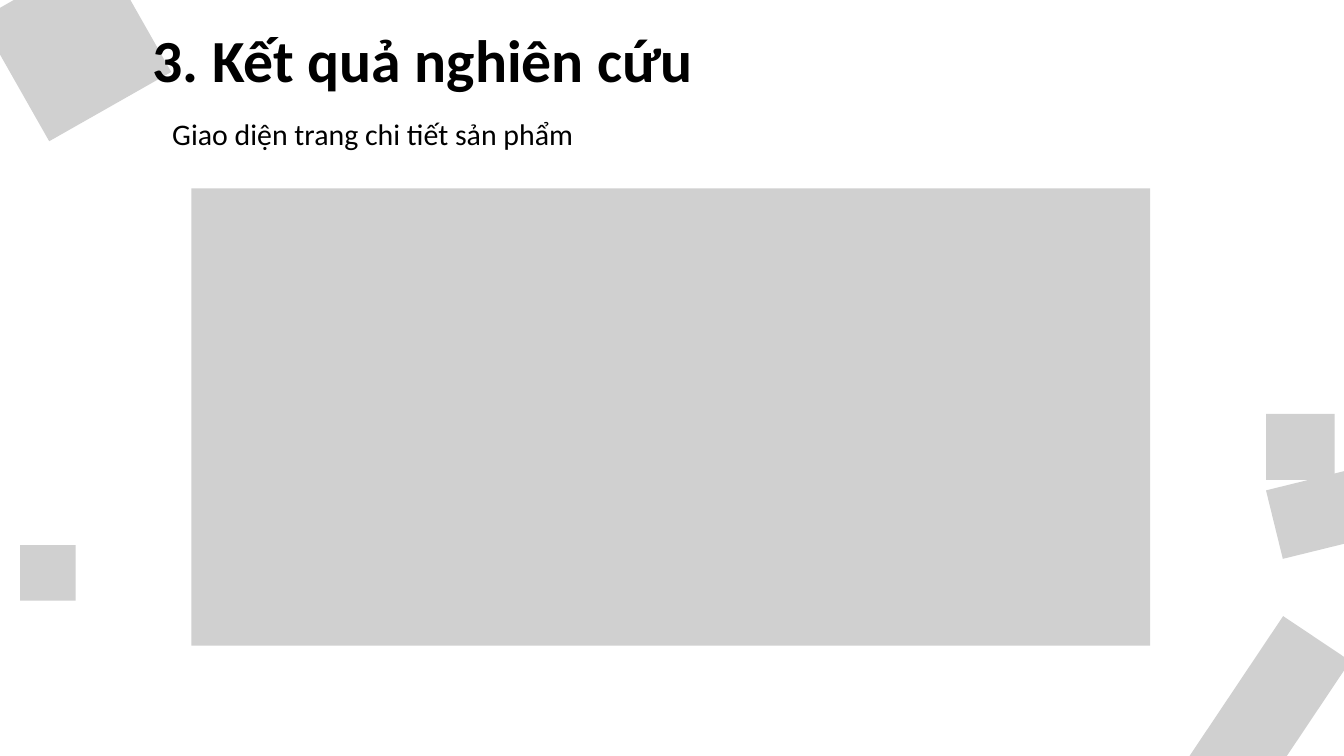
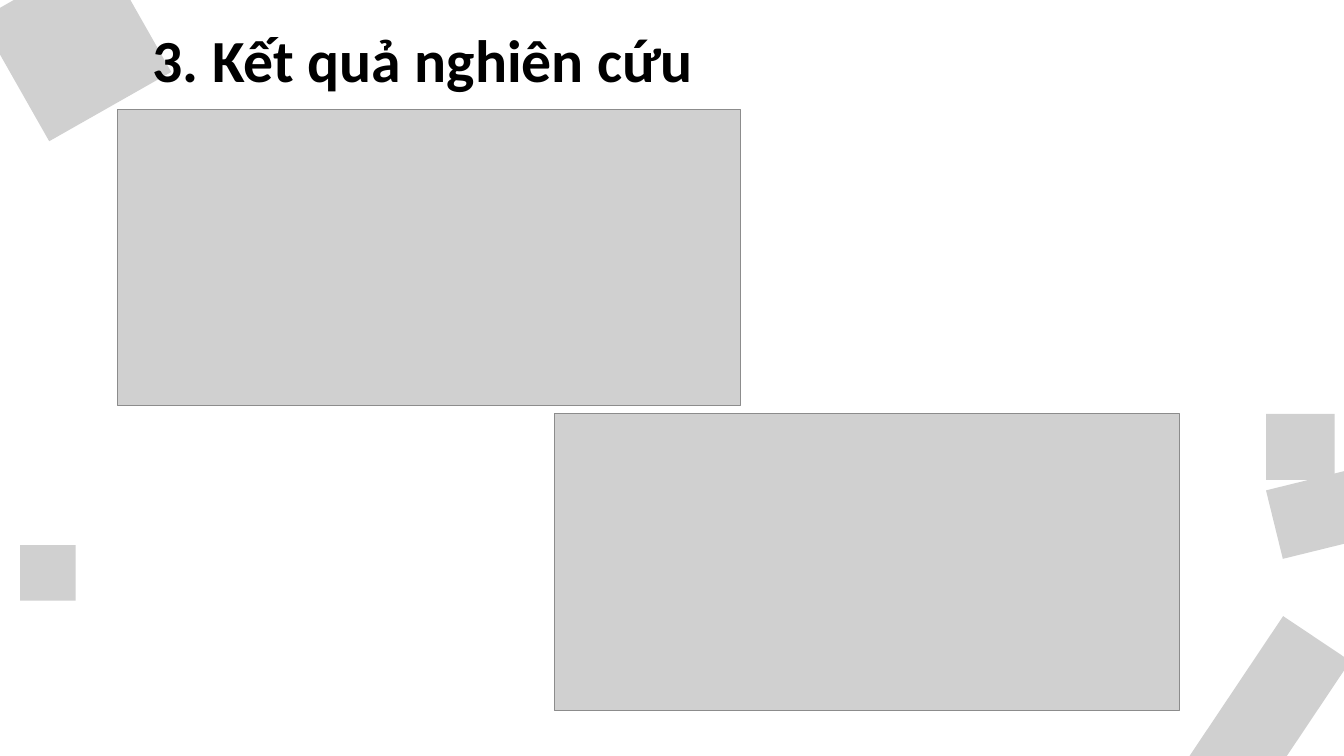
Before and after one commit to 1ThaoVy/CHUYENNGANH, a slide deck: slide 13 of word-slide-poster/slide.pptx. Drawn at 1344x756 pixels with LibreOffice and Linux fonts; fonts in the diff are those of the drawing; grey boxes stand for pictures; background and template pictures are left out. Boxes give left, top, right and bottom in pixels: in the first picture for what was removed or moved away, otherwise in the second. Text is boxed around its words. In the diff, an @@ line names an element or a change of style, - is before the commit and + after.

```diff
--- a/word-slide-poster/slide.pptx
+++ b/word-slide-poster/slide.pptx
@@ picture added at (x1=118, y1=109, x2=741, y2=405) @@
@@ text removed at (x1=172, y1=122, x2=573, y2=150) @@
-Giao diện trang chi tiết sản phẩm
@@ picture removed at (x1=192, y1=188, x2=1150, y2=645) @@
@@ picture added at (x1=554, y1=414, x2=1179, y2=711) @@
```
Also in this commit, not shown: 11 other slides changed, 3 slides removed, 1 other file.
